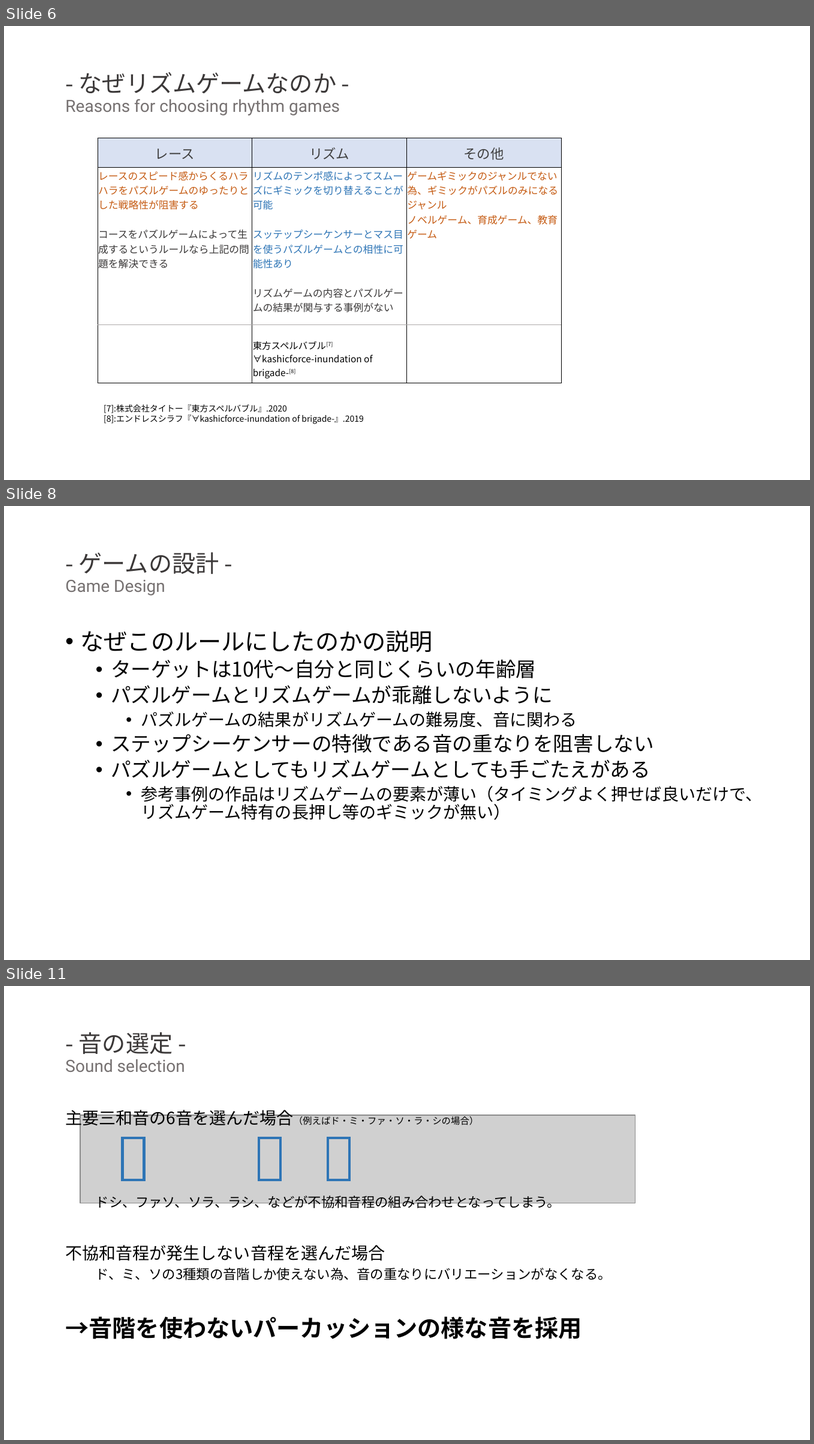
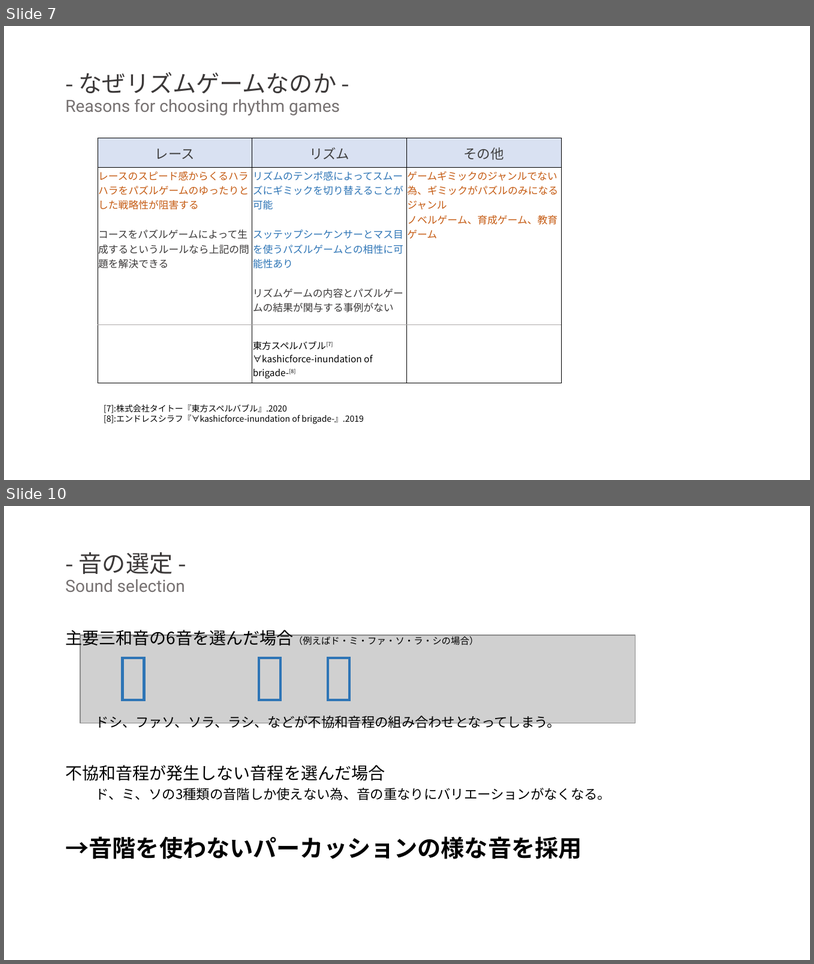
Before and after one commit to sakamana/PuzzleSoundGames, a slide deck: 卒研発表会.pptx. Shown one above the other, each under a label of ours: slides 6, 8 and 11 before the commit, slides 7 and 10 after it; the slides between them are not shown. The pictures are 814x1444 and 814x964 pixels, drawn with LibreOffice and Linux fonts; fonts in the diff are those of the drawing; grey boxes stand for pictures. Boxes give left, top, right and bottom in pixels: in the first picture for what was removed or moved away, otherwise in the second. Text is boxed around its words. In the diff, an @@ line names an element or a change of style, - is before the commit and + after.

```diff
--- a/卒研発表会.pptx
+++ b/卒研発表会.pptx
@@ slide 8 removed at (x1=4, y1=506, x2=810, y2=960), background #FFFFFF @@
@@ title removed at (x1=65, y1=552, x2=219, y2=595) @@
-- ゲームの設計 -
-Game Design
@@ text removed at (x1=81, y1=630, x2=762, y2=820) @@
-• なぜこのルールにしたのかの説明
-  • ターゲットは10代～自分と同じくらいの年齢層
-  • パズルゲームとリズムゲームが乖離しないように
-    • パズルゲームの結果がリズムゲームの難易度、音に関わる
-  • ステップシーケンサーの特徴である音の重なりを阻害しない
-  • パズルゲームとしてもリズムゲームとしても手ごたえがある
-    • 参考事例の作品はリズムゲームの要素が薄い（タイミングよく押せば良いだけで、リズムゲーム特有の長押し等のギミックが無い）
@@ what was slide 6 is now slide 7 @@
@@ what was slide 11 is now slide 10 @@
```
Also in this commit, not shown: 3 slides changed, 1 slide added, 2 other slides removed, 6 other files.
